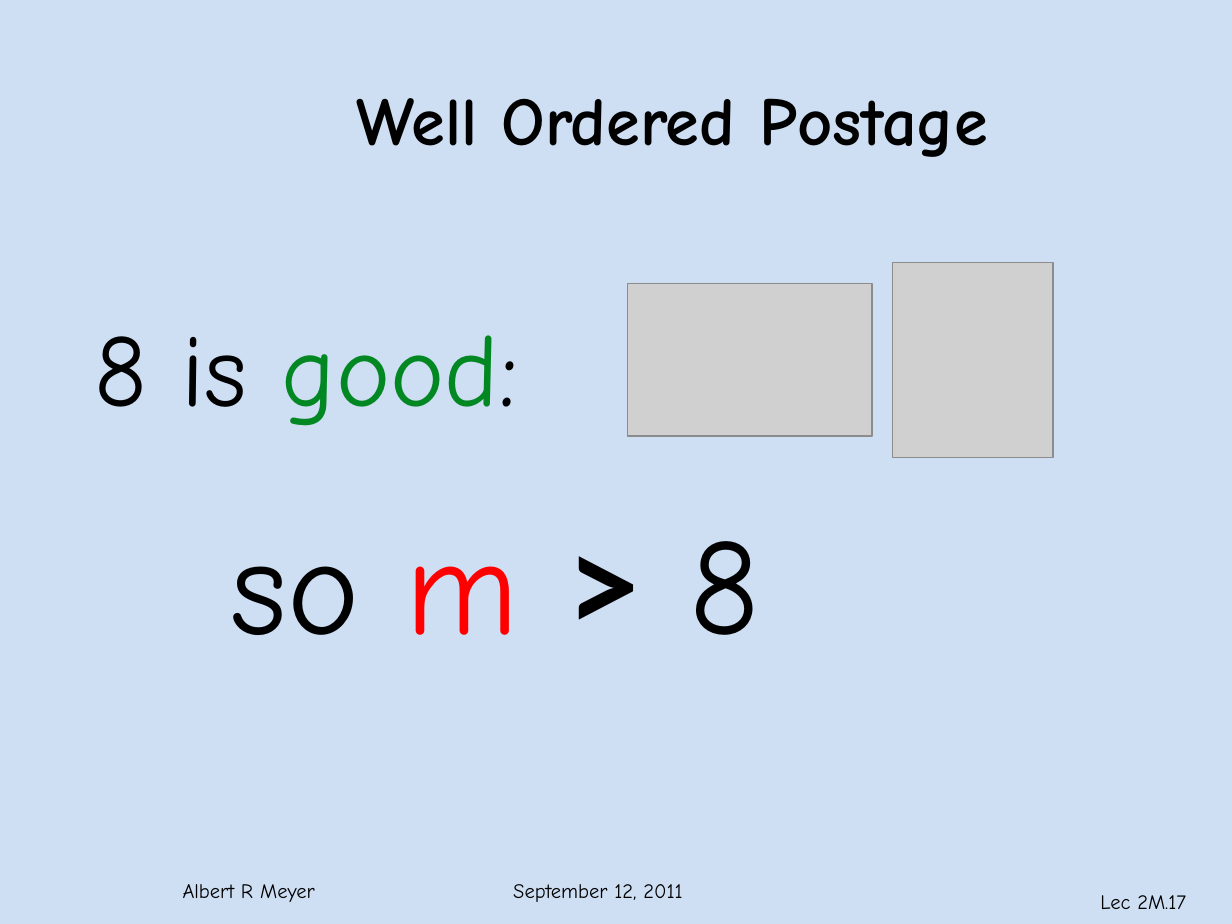
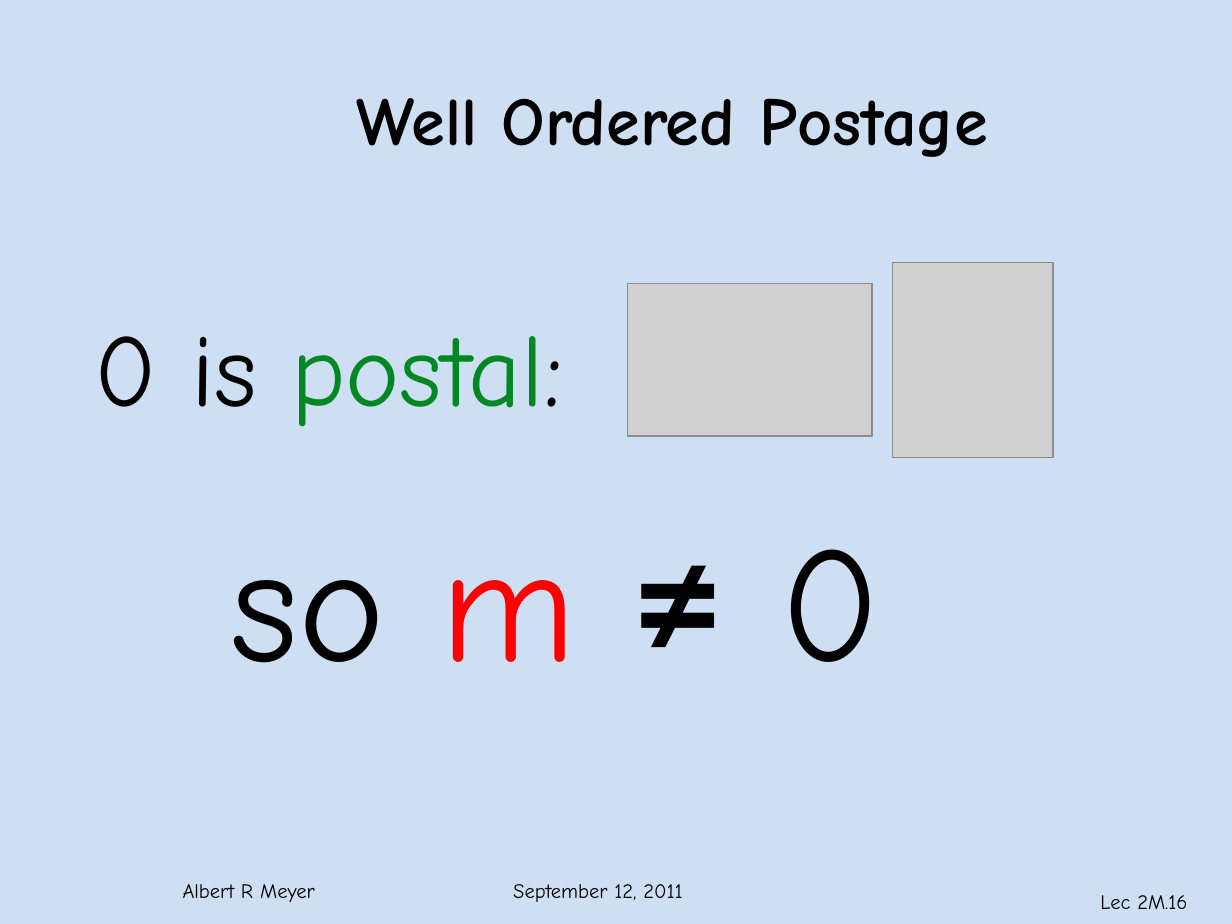
Before and after one commit to armeyer/mcs_web, a slide deck: slide 16 of fall11/slidesF11/slides2m.pptx (slide 17 before the commit). Drawn at 1232x924 pixels with LibreOffice and Linux fonts; fonts in the diff are those of the drawing; grey boxes stand for pictures; background and template pictures are left out. Boxes give left, top, right and bottom in pixels: in the first picture for what was removed or moved away, otherwise in the second. Text is boxed around its words. In the diff, an @@ line names an element or a change of style, - is before the commit and + after.

```diff
--- a/fall11/slidesF11/slides2m.pptx
+++ b/fall11/slidesF11/slides2m.pptx
@@ text at [94,336,562,427]: text changed; text colour #000000 to #028822 @@
-8 is good:
+0 is postal:
@@ text at [230,549,881,663]: text changed; size 80 to 96 pt @@
-so m > 8
+so m ≠ 0
@@ page number at [1100,895,1187,909]: text changed @@
-Lec 2M.17
+Lec 2M.16
```
Also in this commit, not shown: 9 other slides changed, 2 slides added, 4 slides removed.
